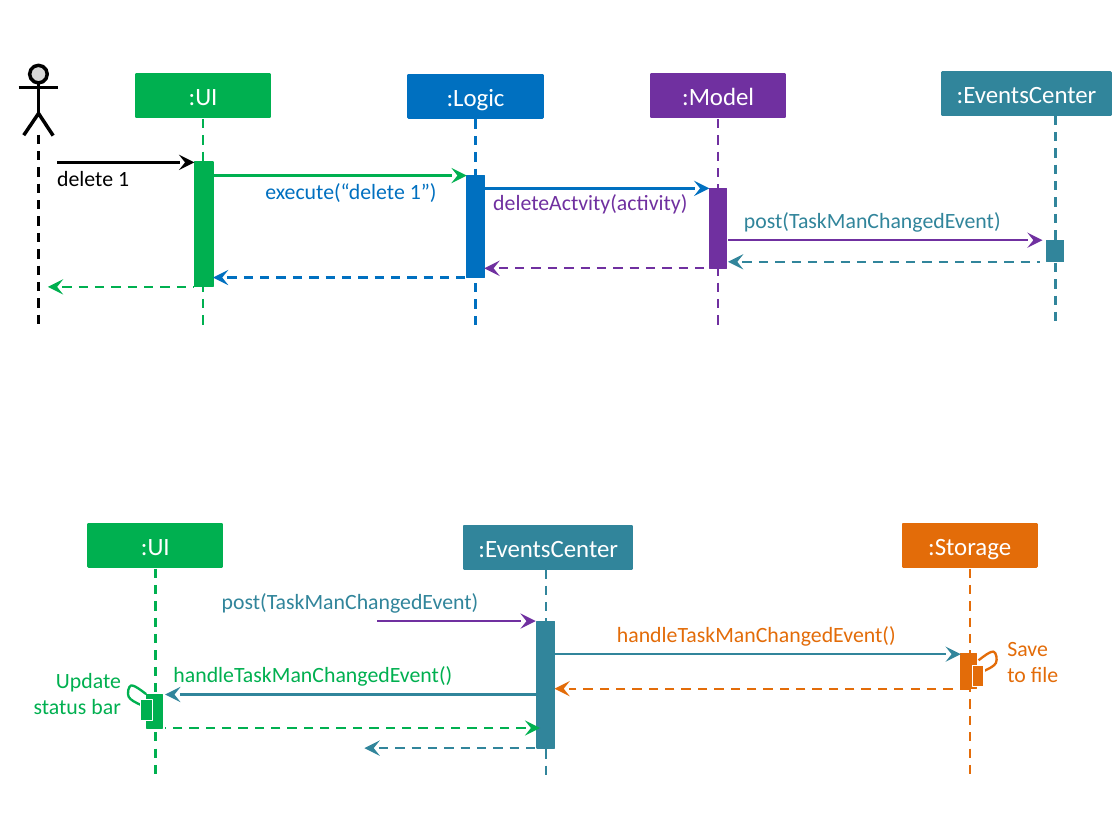
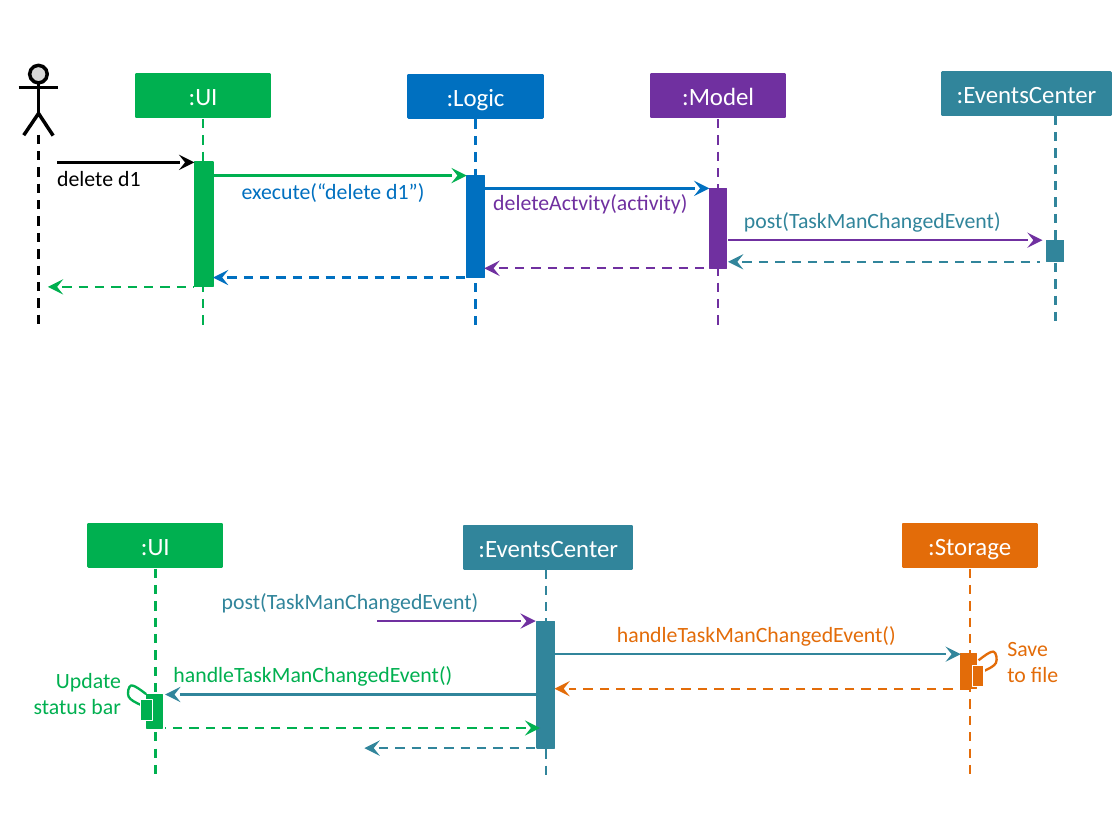
Before and after one commit to CS2103AUG2016-W10-C1/addressbook-level4, a slide deck: slide 3 of docs/diagrams/Diagrams.pptx. Drawn at 1120x840 pixels with LibreOffice and Linux fonts; fonts in the diff are those of the drawing. Boxes give left, top, right and bottom in pixels: in the first picture for what was removed or moved away, otherwise in the second. Text is boxed around its words. In the diff, an @@ line names an element or a change of style, - is before the commit and + after.

Commit message:
Update SD for delete task

```diff
--- a/docs/diagrams/Diagrams.pptx
+++ b/docs/diagrams/Diagrams.pptx
@@ text at (57, 171, 140, 186): text changed @@
-delete 1
+delete d1
@@ text at (242, 183, 424, 202): text changed @@
-execute(“delete 1”)
+execute(“delete d1”)
```
Also in this commit, not shown: 1 other file.
